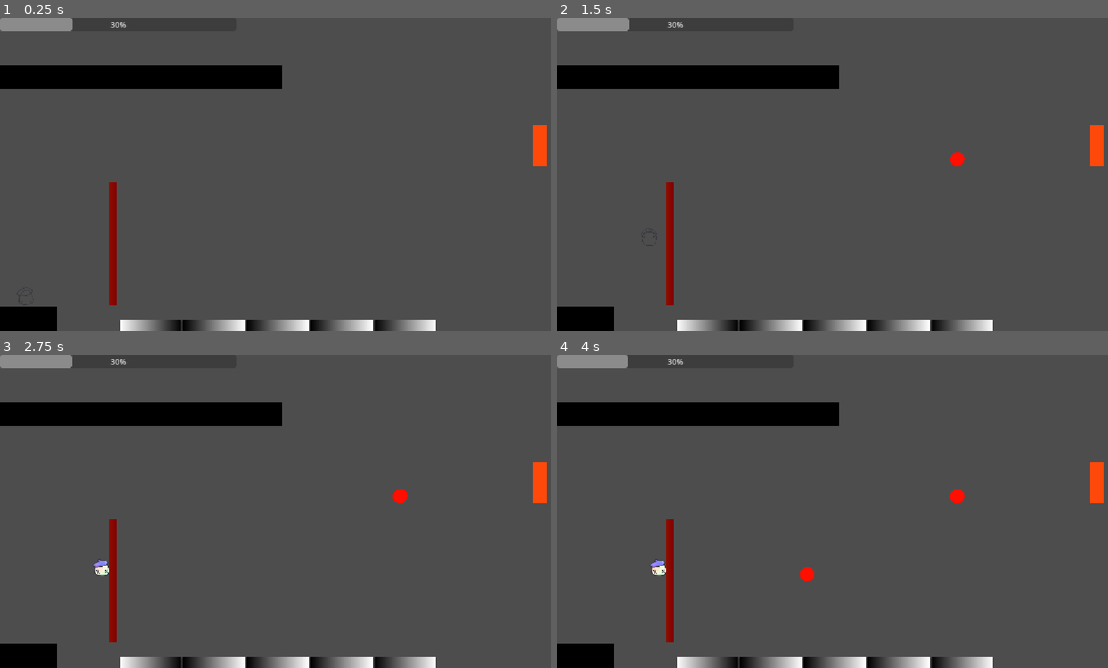
Above: before the commit, frames 1-4 (two rows, left to right).
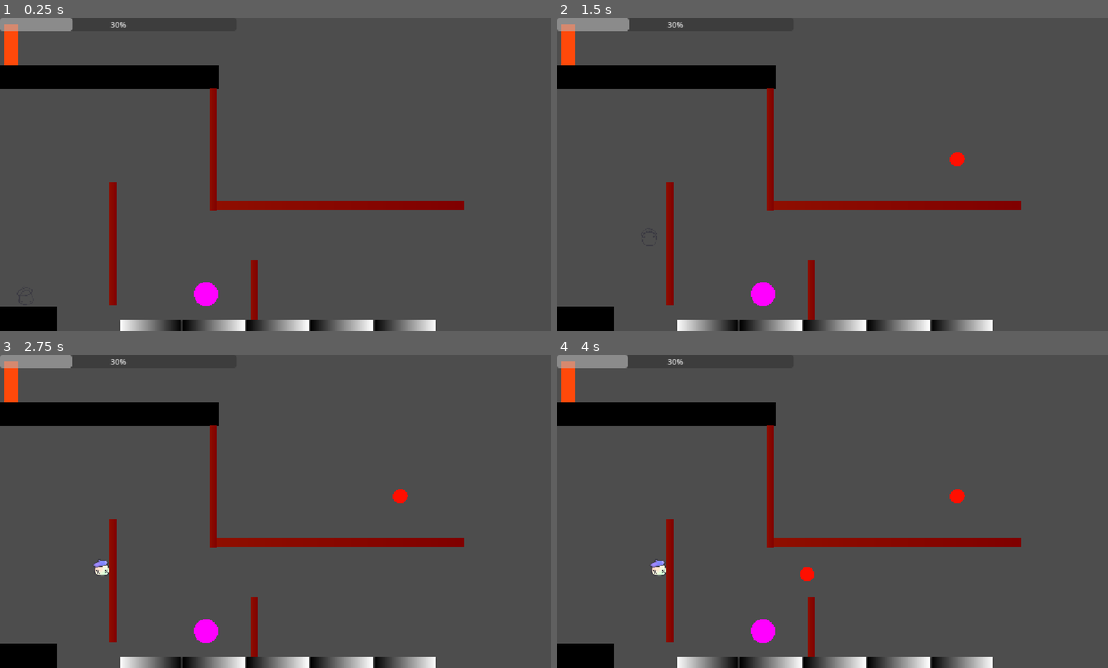
Above: after the commit, the same moments.

Repository: Cayuga007/summer-summit-2026
Game: Godot game, scene res://Levels/Level_9.tscn
Two runs of this game, one before a commit and one after it. Both use one fixed random seed, a clock stepped at 60 frames per second and the inputs below. This scene is started directly instead of the project's main scene. The engine's default icon, where the game draws it, is replaced by a stand-in: a white triangle on a blue panel in a dark square.
Inputs (mouse positions are in pixels of both pictures, inside the frame that each line leads up to):
- Up to frame 1 (0.25 s): no input
- Up to frame 2 (1.5 s): tap Enter at 0.5 s; move the mouse to (959, 158) at 0.52 s; hold D (right) from 0.53 s (still down); click (959, 158) at 0.67 s; tap Space (jump) at 0.77, 1.25 s; move the mouse to (722, 190) at 1.27 s
- Up to frame 3 (2.75 s): tap Space (jump) at 1.52 s; tap Enter at 2 s; move the mouse to (336, 442) at 2.02 s; release D (right) at 2.03 s; hold A (left) from 2.03 s (still down)
- Up to frame 4 (4 s): tap Space (jump) at 2.75, 3.02, 3.77 s; move the mouse to (804, 574) at 2.77 s; release A (left) at 2.78 s; hold D (right) from 2.78 s (still down); click (804, 574) at 2.92 s; tap Enter at 3.5 s; move the mouse to (1003, 558) at 3.52 s

The runs differ from the first frame. In frame 1, 3.8% of the frame differs, in the area x 0-100%, y 2-97%; in frame 2, 3.8%; in frame 3, 3.8%; in frame 4, 3.8%.

Commit message:
levels 9-15

Diff:
--- /dev/null
+++ b/Levels/Level_10.tscn
@@ -0,0 +1,71 @@
+[gd_scene format=3 uid="uid://bt0h7gicy4eq2"]
+
+[ext_resource type="Script" uid="uid://bsc26vk53x34t" path="res://Scripts/level.gd" id="1_tkk0n"]
+[ext_resource type="PackedScene" uid="uid://qth4natevc18" path="res://UI/Level_completed.tscn" id="2_7rt3t"]
+[ext_resource type="PackedScene" uid="uid://32q6t44ytub2" path="res://Player.tscn" id="3_ym2fi"]
+[ext_resource type="PackedScene" uid="uid://cm2yksx2t35f0" path="res://platforms/level_platform.tscn" id="4_bhjwr"]
+[ext_resource type="PackedScene" uid="uid://cm1hyrx840p0x" path="res://victory_door.tscn" id="5_f4oyo"]
+[ext_resource type="PackedScene" uid="uid://6h63sy370xkx" path="res://HazardBlock.tscn" id="6_yuuu4"]
+
+[sub_resource type="WorldBoundaryShape2D" id="WorldBoundaryShape2D_8a5oj"]
+
+[node name="Level_10" type="Node2D" unique_id=57220166]
+script = ExtResource("1_tkk0n")
+starting_paint_amount = 30.0
+
+[node name="LevelCompleted" parent="." unique_id=1998881133 instance=ExtResource("2_7rt3t")]
+visible = false
+
+[node name="Camera2D" type="Camera2D" parent="." unique_id=1819212034]
+zoom = Vector2(0.5, 0.5)
+
+[node name="Player" parent="." unique_id=1546855037 instance=ExtResource("3_ym2fi")]
+position = Vector2(-1048, 488)
+
+[node name="Platform" parent="." unique_id=870433869 instance=ExtResource("4_bhjwr")]
+position = Vector2(-928, 599)
+scale = Vector2(4.5999947, 1)
+
+[node name="Platform4" parent="." unique_id=1487216132 instance=ExtResource("4_bhjwr")]
+position = Vector2(-928, -182)
+scale = Vector2(4.5999947, 7.8)
+
+[node name="Platform5" parent="." unique_id=923603183 instance=ExtResource("4_bhjwr")]
+position = Vector2(991, -97.00002)
+scale = Vector2(3.559997, 9.479998)
+
+[node name="Platform6" parent="." unique_id=2096265866 instance=ExtResource("4_bhjwr")]
+position = Vector2(102.99994, 93.999954)
+scale = Vector2(10.039997, 9.200001)
+
+[node name="Platform2" parent="." unique_id=1441687969 instance=ExtResource("4_bhjwr")]
+position = Vector2(0, -613)
+scale = Vector2(23.519993, 1)
+
+[node name="Platform3" parent="." unique_id=2514462 instance=ExtResource("4_bhjwr")]
+position = Vector2(385, 597)
+scale = Vector2(15.679996, 1)
+
+[node name="Floor" type="StaticBody2D" parent="." unique_id=905060382]
+position = Vector2(0, 666)
+
+[node name="CollisionShape2D" type="CollisionShape2D" parent="Floor" unique_id=2004289120]
+shape = SubResource("WorldBoundaryShape2D_8a5oj")
+
+[node name="Ceiling" type="StaticBody2D" parent="." unique_id=905060383]
+position = Vector2(4, -688)
+rotation = -3.1415925
+
+[node name="CollisionShape2D" type="CollisionShape2D" parent="Ceiling" unique_id=2004289121]
+shape = SubResource("WorldBoundaryShape2D_8a5oj")
+
+[node name="VictoryDoor" parent="." unique_id=619035289 instance=ExtResource("5_f4oyo")]
+position = Vector2(1108, 464)
+
+[node name="HazardBlock4" parent="." unique_id=608772852 instance=ExtResource("6_yuuu4")]
+position = Vector2(-911, 225.00002)
+scale = Vector2(15.400002, 1.1599984)
+
+[node name="HazardBlock5" parent="." unique_id=2111362905 instance=ExtResource("6_yuuu4")]
+position = Vector2(136, -379)
+scale = Vector2(31.360006, 1.1599984)
--- /dev/null
+++ b/Levels/Level_11.tscn
@@ -0,0 +1,64 @@
+[gd_scene format=3 uid="uid://hu7xjfhyc2rw"]
+
+[ext_resource type="Script" uid="uid://bsc26vk53x34t" path="res://Scripts/level.gd" id="1_nkd4e"]
+[ext_resource type="PackedScene" uid="uid://qth4natevc18" path="res://UI/Level_completed.tscn" id="2_6nnr2"]
+[ext_resource type="PackedScene" uid="uid://32q6t44ytub2" path="res://Player.tscn" id="3_5ks2d"]
+[ext_resource type="PackedScene" uid="uid://cm2yksx2t35f0" path="res://platforms/level_platform.tscn" id="4_05w7j"]
+[ext_resource type="PackedScene" uid="uid://cm1hyrx840p0x" path="res://victory_door.tscn" id="5_ahwxj"]
+[ext_resource type="PackedScene" uid="uid://6h63sy370xkx" path="res://HazardBlock.tscn" id="6_46t2b"]
+[ext_resource type="PackedScene" uid="uid://cvgs3iuavddpo" path="res://bucket.tscn" id="7_6nnr2"]
+
+[sub_resource type="WorldBoundaryShape2D" id="WorldBoundaryShape2D_8a5oj"]
+
+[node name="Level_11" type="Node2D" unique_id=57220166]
+script = ExtResource("1_nkd4e")
+starting_paint_amount = 30.0
+
+[node name="LevelCompleted" parent="." unique_id=1998881133 instance=ExtResource("2_6nnr2")]
+visible = false
+
+[node name="Camera2D" type="Camera2D" parent="." unique_id=1819212034]
+zoom = Vector2(0.5, 0.5)
+
+[node name="Player" parent="." unique_id=1546855037 instance=ExtResource("3_5ks2d")]
+position = Vector2(-1020, -322)
+
+[node name="Platform" parent="." unique_id=870433869 instance=ExtResource("4_05w7j")]
+position = Vector2(-1016.00006, 193)
+scale = Vector2(2.8399947, 9.44)
+
+[node name="Platform2" parent="." unique_id=1487216132 instance=ExtResource("4_05w7j")]
+position = Vector2(-152, -201)
+scale = Vector2(0.7199948, 9.44)
+
+[node name="Platform3" parent="." unique_id=511795148 instance=ExtResource("4_05w7j")]
+position = Vector2(-40, 246.99998)
+scale = Vector2(2.8799949, 0.67999935)
+
+[node name="Floor" type="StaticBody2D" parent="." unique_id=905060382]
+position = Vector2(0, 666)
+
+[node name="CollisionShape2D" type="CollisionShape2D" parent="Floor" unique_id=2004289120]
+shape = SubResource("WorldBoundaryShape2D_8a5oj")
+
+[node name="VictoryDoor" parent="." unique_id=619035289 instance=ExtResource("5_ahwxj")]
+position = Vector2(-34, 110)
+
+[node name="Ceiling" type="StaticBody2D" parent="." unique_id=905060383]
+position = Vector2(4, -688)
+rotation = -3.1415925
+
+[node name="CollisionShape2D" type="CollisionShape2D" parent="Ceiling" unique_id=2004289121]
+shape = SubResource("WorldBoundaryShape2D_8a5oj")
+
+[node name="HazardBlock" parent="." unique_id=2111362905 instance=ExtResource("6_46t2b")]
+position = Vector2(-33, 298)
+scale = Vector2(8.920001, 1)
+
+[node name="Buckets" type="Node2D" parent="." unique_id=1179645244]
+
+[node name="Bucket" parent="Buckets" unique_id=2015066064 instance=ExtResource("7_6nnr2")]
+position = Vector2(-156, 455)
+
+[node name="Bucket2" parent="Buckets" unique_id=589115563 instance=ExtResource("7_6nnr2")]
+position = Vector2(930, -403)
--- /dev/null
+++ b/Levels/Level_12.tscn
@@ -0,0 +1,82 @@
+[gd_scene format=3 uid="uid://bkh4jr0jga1l"]
+
+[ext_resource type="Script" uid="uid://bsc26vk53x34t" path="res://Scripts/level.gd" id="1_wlbil"]
+[ext_resource type="PackedScene" uid="uid://qth4natevc18" path="res://UI/Level_completed.tscn" id="2_hp75f"]
+[ext_resource type="PackedScene" uid="uid://32q6t44ytub2" path="res://Player.tscn" id="3_h285j"]
+[ext_resource type="PackedScene" uid="uid://cm2yksx2t35f0" path="res://platforms/level_platform.tscn" id="4_ikr5p"]
+[ext_resource type="PackedScene" uid="uid://cm1hyrx840p0x" path="res://victory_door.tscn" id="5_fp1c7"]
+[ext_resource type="PackedScene" uid="uid://6h63sy370xkx" path="res://HazardBlock.tscn" id="6_kfpfw"]
+[ext_resource type="PackedScene" uid="uid://cvgs3iuavddpo" path="res://bucket.tscn" id="7_ous34"]
+
+[sub_resource type="WorldBoundaryShape2D" id="WorldBoundaryShape2D_8a5oj"]
+
+[node name="Level_12" type="Node2D" unique_id=57220166]
+script = ExtResource("1_wlbil")
+starting_paint_amount = 30.0
+
+[node name="LevelCompleted" parent="." unique_id=1998881133 instance=ExtResource("2_hp75f")]
+visible = false
+
+[node name="Camera2D" type="Camera2D" parent="." unique_id=1819212034]
+zoom = Vector2(0.5, 0.5)
+
+[node name="Player" parent="." unique_id=1546855037 instance=ExtResource("3_h285j")]
+position = Vector2(-1020, 498)
+
+[node name="Platform" parent="." unique_id=870433869 instance=ExtResource("4_ikr5p")]
+position = Vector2(-1018, 601)
+scale = Vector2(2.8399947, 1)
+
+[node name="Platform4" parent="." unique_id=1487216132 instance=ExtResource("4_ikr5p")]
+position = Vector2(608, 601)
+scale = Vector2(11.199994, 1)
+
+[node name="Floor" type="StaticBody2D" parent="." unique_id=905060382]
+position = Vector2(0, 666)
+
+[node name="CollisionShape2D" type="CollisionShape2D" parent="Floor" unique_id=2004289120]
+shape = SubResource("WorldBoundaryShape2D_8a5oj")
+
+[node name="VictoryDoor" parent="." unique_id=619035289 instance=ExtResource("5_fp1c7")]
+position = Vector2(158, 436)
+
+[node name="Ceiling" type="StaticBody2D" parent="." unique_id=905060383]
+position = Vector2(4, -688)
+rotation = -3.1415925
+
+[node name="CollisionShape2D" type="CollisionShape2D" parent="Ceiling" unique_id=2004289121]
+shape = SubResource("WorldBoundaryShape2D_8a5oj")
+
+[node name="HazardBlock" parent="." unique_id=2111362905 instance=ExtResource("6_kfpfw")]
+position = Vector2(-560.00006, -206.00002)
+rotation = -0.8765065
+scale = Vector2(40.009075, 1)
+
+[node name="HazardBlock2" parent="." unique_id=695596843 instance=ExtResource("6_kfpfw")]
+position = Vector2(-422.00003, 157.00003)
+rotation = -0.8765065
+scale = Vector2(40.009075, 1)
+
+[node name="HazardBlock3" parent="." unique_id=402187711 instance=ExtResource("6_kfpfw")]
+position = Vector2(541, -661)
+scale = Vector2(42.449074, 1)
+
+[node name="HazardBlock4" parent="." unique_id=2076683303 instance=ExtResource("6_kfpfw")]
+position = Vector2(398.00003, -152)
+scale = Vector2(25.44907, 1)
+
+[node name="HazardBlock5" parent="." unique_id=647292856 instance=ExtResource("6_kfpfw")]
+position = Vector2(801, -66)
+scale = Vector2(1.5690718, 6.199999)
+
+[node name="HazardBlock6" parent="." unique_id=903249218 instance=ExtResource("6_kfpfw")]
+position = Vector2(1097, -65.99999)
+scale = Vector2(1.5690718, 6.199999)
+
+[node name="Buckets" type="Node2D" parent="." unique_id=1179645244]
+
+[node name="Bucket" parent="Buckets" unique_id=2015066064 instance=ExtResource("7_ous34")]
+position = Vector2(444, -252)
+
+[node name="Bucket2" parent="Buckets" unique_id=589115563 instance=ExtResource("7_ous34")]
+position = Vector2(945, -544)
--- /dev/null
+++ b/Levels/Level_13.tscn
@@ -0,0 +1,89 @@
+[gd_scene format=3 uid="uid://cgdyoh2nhc3ld"]
+
+[ext_resource type="Script" uid="uid://bsc26vk53x34t" path="res://Scripts/level.gd" id="1_73ky0"]
+[ext_resource type="PackedScene" uid="uid://qth4natevc18" path="res://UI/Level_completed.tscn" id="2_cggpm"]
+[ext_resource type="PackedScene" uid="uid://32q6t44ytub2" path="res://Player.tscn" id="3_t02o0"]
+[ext_resource type="PackedScene" uid="uid://cm2yksx2t35f0" path="res://platforms/level_platform.tscn" id="4_tsrm8"]
+[ext_resource type="PackedScene" uid="uid://cm1hyrx840p0x" path="res://victory_door.tscn" id="5_u4n5n"]
+[ext_resource type="PackedScene" uid="uid://6h63sy370xkx" path="res://HazardBlock.tscn" id="6_74g1q"]
+[ext_resource type="PackedScene" uid="uid://3x3t13qaswo7" path="res://platforms/GravityPlatform.tscn" id="7_cggpm"]
+[ext_resource type="PackedScene" uid="uid://cvgs3iuavddpo" path="res://bucket.tscn" id="7_xivkf"]
+
+[sub_resource type="WorldBoundaryShape2D" id="WorldBoundaryShape2D_8a5oj"]
+
+[node name="Level_13" type="Node2D" unique_id=57220166]
+script = ExtResource("1_73ky0")
+starting_paint_amount = 30.0
+
+[node name="LevelCompleted" parent="." unique_id=1998881133 instance=ExtResource("2_cggpm")]
+visible = false
+
+[node name="Camera2D" type="Camera2D" parent="." unique_id=1819212034]
+zoom = Vector2(0.5, 0.5)
+
+[node name="Player" parent="." unique_id=1546855037 instance=ExtResource("3_t02o0")]
+position = Vector2(-1020, -288)
+
+[node name="Platform" parent="." unique_id=870433869 instance=ExtResource("4_tsrm8")]
+position = Vector2(-1018, 207.00002)
+scale = Vector2(2.8399947, 9.04)
+
+[node name="Platform2" parent="." unique_id=1487216132 instance=ExtResource("4_tsrm8")]
+position = Vector2(-540, -3.0000153)
+scale = Vector2(1.6799948, 13.2)
+
+[node name="Platform3" parent="." unique_id=1958611386 instance=ExtResource("4_tsrm8")]
+position = Vector2(-138, 379)
+scale = Vector2(1.6799948, 5.3599997)
+
+[node name="Platform4" parent="." unique_id=381003763 instance=ExtResource("4_tsrm8")]
+position = Vector2(298, -284.99997)
+scale = Vector2(1.6799948, 7.4399996)
+
+[node name="Platform5" parent="." unique_id=1574352184 instance=ExtResource("4_tsrm8")]
+position = Vector2(684, 337.00003)
+scale = Vector2(1.6799948, 5.9599996)
+
+[node name="Platform6" parent="." unique_id=1928021490 instance=ExtResource("4_tsrm8")]
+position = Vector2(1064, -279)
+scale = Vector2(1.6799948, 7.4799995)
+
+[node name="Platform7" parent="." unique_id=311005913 instance=ExtResource("4_tsrm8")]
+position = Vector2(952, 489)
+scale = Vector2(4.359995, 3.2799993)
+
+[node name="Floor" type="StaticBody2D" parent="." unique_id=905060382]
+position = Vector2(0, 666)
+
+[node name="CollisionShape2D" type="CollisionShape2D" parent="Floor" unique_id=2004289120]
+shape = SubResource("WorldBoundaryShape2D_8a5oj")
+
+[node name="VictoryDoor" parent="." unique_id=619035289 instance=ExtResource("5_u4n5n")]
+position = Vector2(1080, 212.00002)
+
+[node name="Ceiling" type="StaticBody2D" parent="." unique_id=905060383]
+position = Vector2(4, -688)
+rotation = -3.1415925
+
+[node name="CollisionShape2D" type="CollisionShape2D" parent="Ceiling" unique_id=2004289121]
+shape = SubResource("WorldBoundaryShape2D_8a5oj")
+
+[node name="HazardBlock4" parent="." unique_id=2111362905 instance=ExtResource("6_74g1q")]
+position = Vector2(-136, 88.00001)
+scale = Vector2(5.329069, 1.16)
+
+[node name="HazardBlock5" parent="." unique_id=90263840 instance=ExtResource("6_74g1q")]
+position = Vector2(296, 108)
+scale = Vector2(5.329069, 1.16)
+
+[node name="HazardBlock6" parent="." unique_id=659946856 instance=ExtResource("6_74g1q")]
+position = Vector2(692, 20.000008)
+scale = Vector2(5.329069, 1.16)
+
+[node name="GravityPlatform" parent="." unique_id=1470517042 instance=ExtResource("7_cggpm")]
+position = Vector2(-342, 537)
+
+[node name="Buckets" type="Node2D" parent="." unique_id=1179645244]
+
+[node name="Bucket" parent="Buckets" unique_id=2015066064 instance=ExtResource("7_xivkf")]
+position = Vector2(-348, 120)
--- /dev/null
+++ b/Levels/Level_14.tscn
@@ -0,0 +1,93 @@
+[gd_scene format=3 uid="uid://db4sirnhfyyyt"]
+
+[ext_resource type="Script" uid="uid://bsc26vk53x34t" path="res://Scripts/level.gd" id="1_bihxa"]
+[ext_resource type="PackedScene" uid="uid://qth4natevc18" path="res://UI/Level_completed.tscn" id="2_ruyes"]
+[ext_resource type="PackedScene" uid="uid://32q6t44ytub2" path="res://Player.tscn" id="3_ur2v3"]
+[ext_resource type="PackedScene" uid="uid://cm2yksx2t35f0" path="res://platforms/level_platform.tscn" id="4_cew5e"]
+[ext_resource type="PackedScene" uid="uid://cm1hyrx840p0x" path="res://victory_door.tscn" id="5_w7fsl"]
+[ext_resource type="PackedScene" uid="uid://6h63sy370xkx" path="res://HazardBlock.tscn" id="6_fwsov"]
+[ext_resource type="PackedScene" uid="uid://3x3t13qaswo7" path="res://platforms/GravityPlatform.tscn" id="7_b3bti"]
+
+[sub_resource type="WorldBoundaryShape2D" id="WorldBoundaryShape2D_8a5oj"]
+
+[node name="Level_14" type="Node2D" unique_id=57220166]
+script = ExtResource("1_bihxa")
+starting_paint_amount = 30.0
+
+[node name="LevelCompleted" parent="." unique_id=1998881133 instance=ExtResource("2_ruyes")]
+visible = false
+
+[node name="Camera2D" type="Camera2D" parent="." unique_id=1819212034]
+zoom = Vector2(0.5, 0.5)
+
+[node name="Player" parent="." unique_id=1546855037 instance=ExtResource("3_ur2v3")]
+position = Vector2(-1020, 482)
+
+[node name="Platform" parent="." unique_id=870433869 instance=ExtResource("4_cew5e")]
+position = Vector2(-4, 601)
+scale = Vector2(23.639994, 1.0400009)
+
+[node name="Platform2" parent="." unique_id=1487216132 instance=ExtResource("4_cew5e")]
+position = Vector2(-4, 315)
+scale = Vector2(23.639994, 1.0400009)
+
+[node name="Platform4" parent="." unique_id=1488947774 instance=ExtResource("4_cew5e")]
+position = Vector2(-220.00003, -607)
+scale = Vector2(10.879993, 1.0400009)
+
+[node name="Platform6" parent="." unique_id=262044720 instance=ExtResource("4_cew5e")]
+position = Vector2(10.000008, -161)
+scale = Vector2(3.4799938, 1.0400009)
+
+[node name="Platform5" parent="." unique_id=463250777 instance=ExtResource("4_cew5e")]
+position = Vector2(244, -333)
+scale = Vector2(1.239994, 4.480001)
+
+[node name="Platform3" parent="." unique_id=688858628 instance=ExtResource("4_cew5e")]
+position = Vector2(-968, -185)
+scale = Vector2(4.2799945, 9.360001)
+
+[node name="Platform7" parent="." unique_id=2112620215 instance=ExtResource("4_cew5e")]
+position = Vector2(1018, -71)
+scale = Vector2(2.8399944, 6.88)
+
+[node name="Floor" type="StaticBody2D" parent="." unique_id=905060382]
+position = Vector2(0, 666)
+
+[node name="CollisionShape2D" type="CollisionShape2D" parent="Floor" unique_id=2004289120]
+shape = SubResource("WorldBoundaryShape2D_8a5oj")
+
+[node name="VictoryDoor" parent="." unique_id=619035289 instance=ExtResource("5_w7fsl")]
+position = Vector2(12, -398)
+
+[node name="Ceiling" type="StaticBody2D" parent="." unique_id=905060383]
+position = Vector2(4, -688)
+rotation = -3.1415925
+
+[node name="CollisionShape2D" type="CollisionShape2D" parent="Ceiling" unique_id=2004289121]
+shape = SubResource("WorldBoundaryShape2D_8a5oj")
+
+[node name="HazardBlock4" parent="." unique_id=2111362905 instance=ExtResource("6_fwsov")]
+position = Vector2(96, -87.99999)
+scale = Vector2(15.409069, 1.16)
+
+[node name="HazardBlock7" parent="." unique_id=71388747 instance=ExtResource("6_fwsov")]
+position = Vector2(-566, 21.999971)
+rotation = 0.41272888
+scale = Vector2(12.250543, 1.16)
+
+[node name="HazardBlock8" parent="." unique_id=556306843 instance=ExtResource("6_fwsov")]
+position = Vector2(-341.9999, -198.00003)
+rotation = 0.41272888
+scale = Vector2(12.250543, 1.16)
+
+[node name="HazardBlock5" parent="." unique_id=90263840 instance=ExtResource("6_fwsov")]
+position = Vector2(115.99999, 248.00002)
+scale = Vector2(51.529068, 1.16)
+
+[node name="HazardBlock6" parent="." unique_id=659946856 instance=ExtResource("6_fwsov")]
+position = Vector2(1026, -434.00003)
+scale = Vector2(8.769069, 1.16)
+
+[node name="GravityPlatform" parent="." unique_id=1470517042 instance=ExtResource("7_b3bti")]
+position = Vector2(990, -531)
--- /dev/null
+++ b/Levels/Level_15.tscn
@@ -0,0 +1,98 @@
+[gd_scene format=3 uid="uid://x7ddwwftr0m1"]
+
+[ext_resource type="Script" uid="uid://bsc26vk53x34t" path="res://Scripts/level.gd" id="1_jd3rk"]
+[ext_resource type="PackedScene" uid="uid://qth4natevc18" path="res://UI/Level_completed.tscn" id="2_l78s2"]
+[ext_resource type="PackedScene" uid="uid://32q6t44ytub2" path="res://Player.tscn" id="3_lrybx"]
+[ext_resource type="PackedScene" uid="uid://cm2yksx2t35f0" path="res://platforms/level_platform.tscn" id="4_du6eh"]
+[ext_resource type="PackedScene" uid="uid://cm1hyrx840p0x" path="res://victory_door.tscn" id="5_784vf"]
+[ext_resource type="PackedScene" uid="uid://6h63sy370xkx" path="res://HazardBlock.tscn" id="6_2chxn"]
+[ext_resource type="PackedScene" uid="uid://cvgs3iuavddpo" path="res://bucket.tscn" id="7_jd3rk"]
+[ext_resource type="PackedScene" uid="uid://3x3t13qaswo7" path="res://platforms/GravityPlatform.tscn" id="7_qxb4f"]
+
+[sub_resource type="WorldBoundaryShape2D" id="WorldBoundaryShape2D_8a5oj"]
+
+[node name="Level_14" type="Node2D" unique_id=57220166]
+script = ExtResource("1_jd3rk")
+starting_paint_amount = 30.0
+
+[node name="LevelCompleted" parent="." unique_id=1998881133 instance=ExtResource("2_l78s2")]
+visible = false
+
+[node name="Camera2D" type="Camera2D" parent="." unique_id=1819212034]
+zoom = Vector2(0.5, 0.5)
+
+[node name="Player" parent="." unique_id=1546855037 instance=ExtResource("3_lrybx")]
+position = Vector2(-1020, 482)
+
+[node name="Platform" parent="." unique_id=870433869 instance=ExtResource("4_du6eh")]
+position = Vector2(-430, 603)
+scale = Vector2(14.719994, 1.0400009)
+
+[node name="Platform4" parent="." unique_id=1488947774 instance=ExtResource("4_du6eh")]
+position = Vector2(672, -157)
+scale = Vector2(9.599993, 1.0400009)
+
+[node name="Platform5" parent="." unique_id=1487216132 instance=ExtResource("4_du6eh")]
+position = Vector2(-576, -600.99994)
+scale = Vector2(11.599993, 1.0400009)
+
+[node name="Platform6" parent="." unique_id=498468532 instance=ExtResource("4_du6eh")]
+position = Vector2(-838.00006, -150.99998)
+scale = Vector2(6.3999934, 1.0400009)
+
+[node name="Floor" type="StaticBody2D" parent="." unique_id=905060382]
+position = Vector2(0, 666)
+
+[node name="CollisionShape2D" type="CollisionShape2D" parent="Floor" unique_id=2004289120]
+shape = SubResource("WorldBoundaryShape2D_8a5oj")
+
+[node name="VictoryDoor" parent="." unique_id=619035289 instance=ExtResource("5_784vf")]
+position = Vector2(850, 22)
+
+[node name="Ceiling" type="StaticBody2D" parent="." unique_id=905060383]
+position = Vector2(4, -688)
+rotation = -3.1415925
+
+[node name="CollisionShape2D" type="CollisionShape2D" parent="Ceiling" unique_id=2004289121]
+shape = SubResource("WorldBoundaryShape2D_8a5oj")
+
+[node name="HazardBlock4" parent="." unique_id=2111362905 instance=ExtResource("6_2chxn")]
+position = Vector2(-266, 188)
+scale = Vector2(15.409069, 1.16)
+
+[node name="HazardBlock10" parent="." unique_id=1067025646 instance=ExtResource("6_2chxn")]
+position = Vector2(1060.0001, 628)
+scale = Vector2(12.9290695, 1.16)
+
+[node name="HazardBlock5" parent="." unique_id=242395237 instance=ExtResource("6_2chxn")]
+position = Vector2(-266, -352)
+scale = Vector2(1.6090708, 11.52)
+
+[node name="HazardBlock6" parent="." unique_id=1379793538 instance=ExtResource("6_2chxn")]
+position = Vector2(-540, 6.0000305)
+scale = Vector2(1.6090708, 11.52)
+
+[node name="HazardBlock7" parent="." unique_id=1491858172 instance=ExtResource("6_2chxn")]
+position = Vector2(-8, 6.0000305)
+scale = Vector2(1.6090708, 11.52)
+
+[node name="HazardBlock8" parent="." unique_id=1357397545 instance=ExtResource("6_2chxn")]
+position = Vector2(514, 262.00003)
+rotation = -0.6831394
+scale = Vector2(1.6090708, 28.735924)
+
+[node name="HazardBlock9" parent="." unique_id=265624421 instance=ExtResource("6_2chxn")]
+position = Vector2(730, 130.00006)
+rotation = -0.6831394
+scale = Vector2(1.6090708, 20.456541)
+
+[node name="Buckets" type="Node2D" parent="." unique_id=2059548253]
+
+[node name="Bucket" parent="Buckets" unique_id=2015066064 instance=ExtResource("7_jd3rk")]
+position = Vector2(939, -306)
+
+[node name="Bucket2" parent="Buckets" unique_id=825009688 instance=ExtResource("7_jd3rk")]
+position = Vector2(-1075, -380)
+
+[node name="GravityPlatform" parent="." unique_id=1725187345 instance=ExtResource("7_qxb4f")]
+position = Vector2(428, -9)
--- a/Levels/Level_8.tscn
+++ b/Levels/Level_8.tscn
@@ -43,4 +43,4 @@
 shape = SubResource("WorldBoundaryShape2D_8a5oj")
 
 [node name="VictoryDoor" parent="." unique_id=619035289 instance=ExtResource("5_q50ry")]
-position = Vector2(1087, -121.00001)
+position = Vector2(617, -557)
--- a/Levels/Level_9.tscn
+++ b/Levels/Level_9.tscn
@@ -6,10 +6,11 @@
 [ext_resource type="PackedScene" uid="uid://cm2yksx2t35f0" path="res://platforms/level_platform.tscn" id="4_g2h8r"]
 [ext_resource type="PackedScene" uid="uid://cm1hyrx840p0x" path="res://victory_door.tscn" id="5_tyeft"]
 [ext_resource type="PackedScene" uid="uid://6h63sy370xkx" path="res://HazardBlock.tscn" id="6_lgifw"]
+[ext_resource type="PackedScene" uid="uid://cvgs3iuavddpo" path="res://bucket.tscn" id="7_bko5p"]
 
 [sub_resource type="WorldBoundaryShape2D" id="WorldBoundaryShape2D_8a5oj"]
 
-[node name="Level_8" type="Node2D" unique_id=57220166]
+[node name="Level_9" type="Node2D" unique_id=57220166]
 script = ExtResource("1_h1ytg")
 starting_paint_amount = 30.0
 
@@ -27,8 +28,8 @@
 scale = Vector2(2.5599957, 1)
 
 [node name="Platform2" parent="." unique_id=1487216132 instance=ExtResource("4_g2h8r")]
-position = Vector2(-573, -403)
-scale = Vector2(11.759995, 1)
+position = Vector2(-702, -403)
+scale = Vector2(9.159994, 1)
 
 [node name="Floor" type="StaticBody2D" parent="." unique_id=905060382]
 position = Vector2(0, 666)
@@ -44,8 +45,25 @@
 shape = SubResource("WorldBoundaryShape2D_8a5oj")
 
 [node name="VictoryDoor" parent="." unique_id=619035289 instance=ExtResource("5_tyeft")]
-position = Vector2(1087, -121.00001)
+position = Vector2(-1105, -540)
 
 [node name="HazardBlock" parent="." unique_id=2111362905 instance=ExtResource("6_lgifw")]
 position = Vector2(-683, 279)
 scale = Vector2(1, 14.519999)
+
+[node name="HazardBlock3" parent="." unique_id=613777288 instance=ExtResource("6_lgifw")]
+position = Vector2(-266, -112)
+scale = Vector2(1, 14.519999)
+
+[node name="HazardBlock4" parent="." unique_id=608772852 instance=ExtResource("6_lgifw")]
+position = Vector2(290, 128)
+scale = Vector2(32, 1.1599984)
+
+[node name="HazardBlock2" parent="." unique_id=1899795906 instance=ExtResource("6_lgifw")]
+position = Vector2(-96, 507)
+scale = Vector2(1, 8.879999)
+
+[node name="Buckets" type="Node2D" parent="." unique_id=1257825698]
+
+[node name="Bucket" parent="Buckets" unique_id=2015066064 instance=ExtResource("7_bko5p")]
+position = Vector2(-298, 495)
